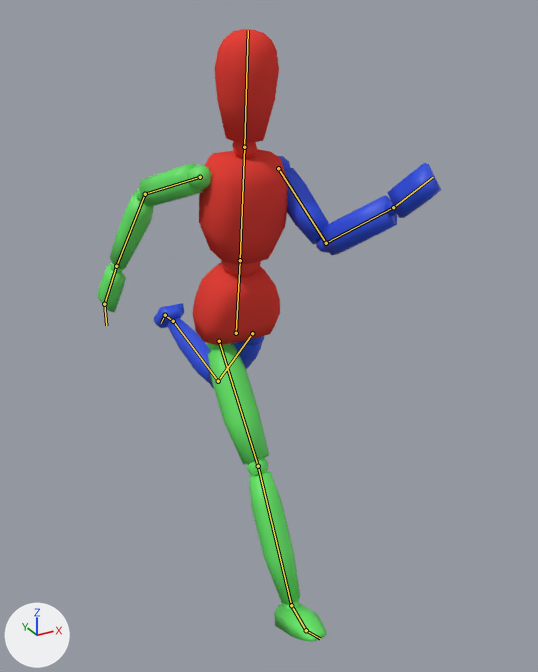
What one commit did to the Blender file Assets/Models/Template Entity.blend.
One viewpoint serves both versions: a camera (50 mm lens) standing at (-0.908, -1.891, 1.629) and looking at (0.108, -0.044, 0.705). Arrows for +X, +Y and +Z are at lower left; the lights stay in place. Both versions are drawn at frame 60 of the action 'Running'; the numbers are the values there. The bones that bend it are drawn over the model as lines.
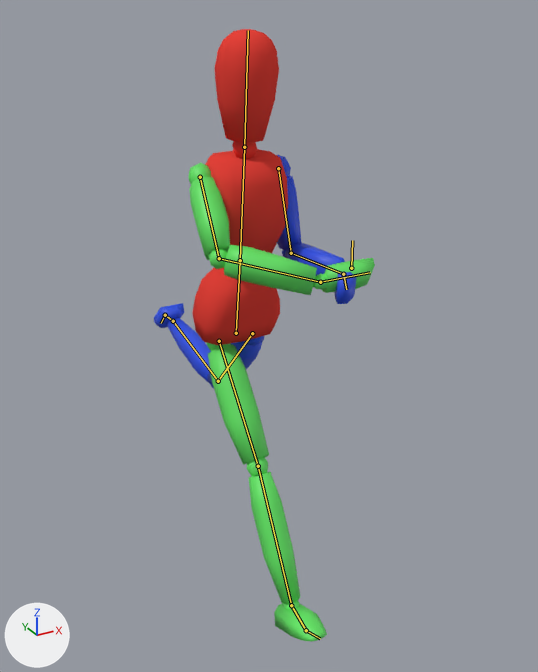
What differs and where, as boxes [x1, y1, x2, y2] in the pictures (538 x 672 px):
'Cube', posed (35% narrower): before [98, 29, 441, 642]; after [154, 29, 375, 642]
bone 'Upper Arm.L', root to tip: before (278, 168) to (326, 243); after (278, 168) to (291, 253)
bone 'Lower Arm.L', root to tip: before (326, 243) to (393, 207); after (291, 253) to (343, 274)
bone 'Hand.L', root to tip: before (393, 207) to (433, 177); after (343, 274) to (346, 289)
bone 'Upper Arm.R', root to tip: before (200, 177) to (145, 194); after (200, 177) to (219, 258)
bone 'Lower Arm.R', root to tip: before (145, 194) to (116, 266); after (219, 258) to (320, 282)
bone 'Hand.R', root to tip: before (116, 266) to (104, 304); after (320, 282) to (370, 272)

The edits, one by one:
Bone 'Upper Arm.L' (bone_upper_arm_l) turns from (47, -7, -77) to (10, -1, -82) degrees about its own x, y and z.
Bone 'Lower Arm.L' (bone_lower_arm_l) turns from (81, -16, -6) to (90, -2, -6) degrees about its own x, y and z.
Bone 'Hand.L' (bone_hand_l) turns from (8, -2, 1) to (1, -5, -32) degrees about its own x, y and z.
Bone 'Upper Arm.R' (bone_upper_arm_r) turns from (-63, -18, 86) to (53, 7, 85) degrees about its own x, y and z.
Bone 'Lower Arm.R' (bone_lower_arm_r) turns from (47, 14, 2) to (15, -19, 57) degrees about its own x, y and z.
Bone 'Hand.R' (bone_hand_r) turns from (5, 1, 0) to (5, 12, 32) degrees about its own x, y and z.
